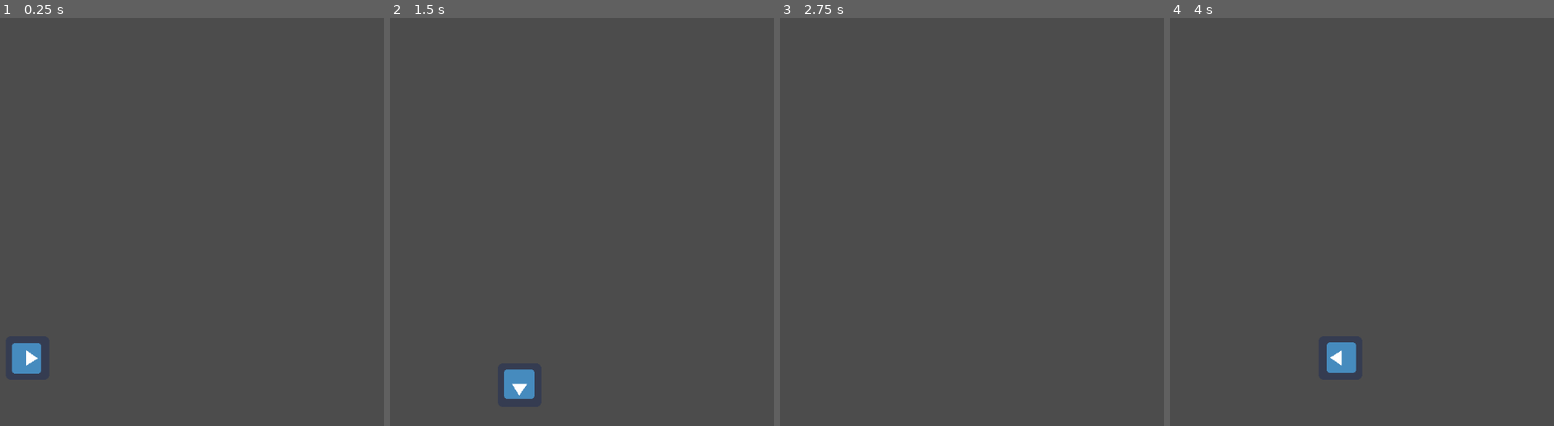
Above: before the commit, frames 1-4 (left to right).
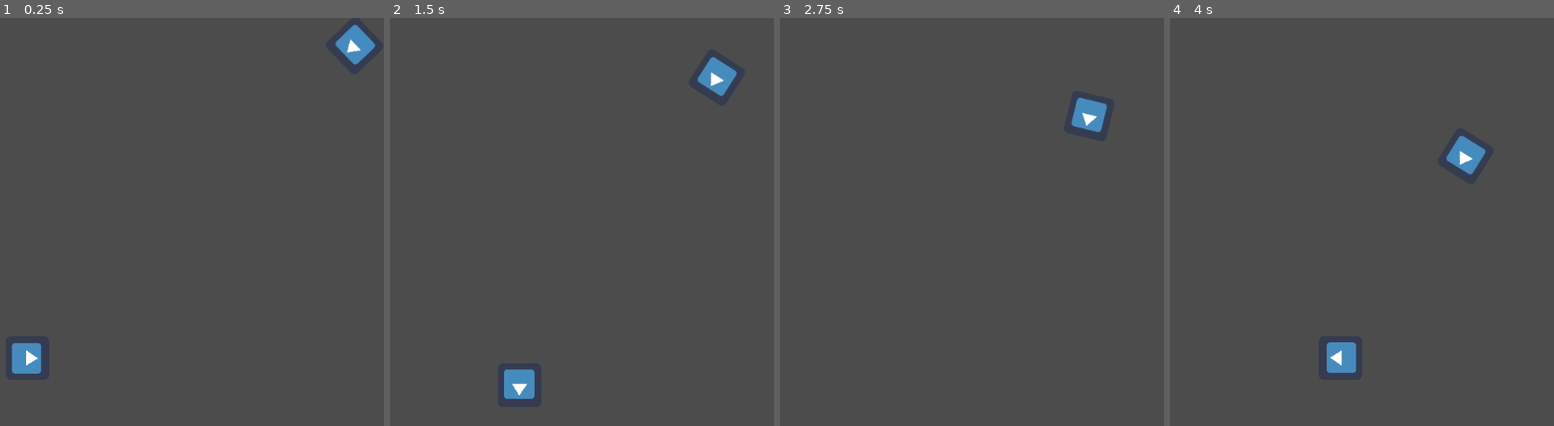
Above: after the commit, the same moments.

Repository: tpneumann/PhoneBAD
Game: Godot game, scene res://Scenes/main.tscn
The game is run twice, just before and just after one commit, with the same random seed, the same clock (stepped at 60 frames per second) and the same inputs. The engine's default icon, where the game draws it, is replaced by a stand-in: a white triangle on a blue panel in a dark square.
Inputs:
- Up to frame 1 (0.25 s): no input
- Up to frame 2 (1.5 s): hold Right (ui_right) 0.53-1.28 s; hold Down (ui_down) from 1.28 s (still down)
- Up to frame 3 (2.75 s): release Down (ui_down) at 2.03 s; hold Right (ui_right) from 2.03 s (still down)
- Up to frame 4 (4 s): release Right (ui_right) at 2.78 s; hold Up (ui_up) 2.78-3.53 s; hold Left (ui_left) from 3.53 s (still down)

The runs differ from the first frame. In frame 1, 0.6% of the frame differs, in the area x 87-98%, y 1-12%; in frame 2, 0.6%; in frame 3, 0.6%, in the area x 75-86%, y 19-28%; in frame 4, 0.6%.

Commit message:
Moving enemy implemented

Diff:
--- a/phone/Scenes/main.tscn
+++ b/phone/Scenes/main.tscn
@@ -1,13 +1,18 @@
-[gd_scene load_steps=4 format=2]
+[gd_scene load_steps=6 format=2]
 
 [ext_resource path="res://Scripts/PlayerController.gd" type="Script" id=1]
 [ext_resource path="res://icon.png" type="Texture" id=2]
+[ext_resource path="res://Scripts/Moving Enemy.gd" type="Script" id=3]
 
 [sub_resource type="RectangleShape2D" id=1]
 
+[sub_resource type="RectangleShape2D" id=2]
+
 [node name="Node2D" type="Node2D"]
 
-[node name="Player" type="KinematicBody2D" parent="."]
+[node name="Player" type="KinematicBody2D" parent="." groups=[
+"player",
+]]
 position = Vector2( 500, 500 )
 scale = Vector2( 4, 4 )
 script = ExtResource( 1 )
@@ -24,3 +29,15 @@
 [node name="Camera2D" type="Camera2D" parent="Player"]
 position = Vector2( 3, -50 )
 scale = Vector2( 0.25, 0.25 )
+
+[node name="MovingEnemy" type="KinematicBody2D" parent="." groups=[
+"enemy",
+]]
+position = Vector2( 990, 32 )
+script = ExtResource( 3 )
+
+[node name="EnMovingSprite" type="Sprite" parent="MovingEnemy"]
+texture = ExtResource( 2 )
+
+[node name="CollisionShape2D" type="CollisionShape2D" parent="MovingEnemy"]
+shape = SubResource( 2 )
--- /dev/null
+++ b/phone/Scripts/Moving Enemy.gd
@@ -0,0 +1,33 @@
+extends KinematicBody2D
+
+# Declare member variables here. Examples:
+# var a = 2
+# var b = "text"
+
+var player
+var playerRef
+var followPlayer = false
+var speed = 50
+var aggroRange = 600
+var velocity = Vector2()
+
+# Called when the node enters the scene tree for the first time.
+func _ready():
+	player = get_tree().get_nodes_in_group("player")[0];
+	playerRef = weakref(player);
+
+func _physics_process(delta):
+	if(playerRef.get_ref()):
+
+		var dist = player.position - position
+		if (dist.x + dist.y < aggroRange):
+			followPlayer = true
+
+		if (followPlayer):
+			var playerAngle = get_angle_to(player.get_position()) + deg2rad(90)
+			get_node("EnMovingSprite").rotation = playerAngle
+
+			var dir = dist.normalized()
+			move_and_slide(dir * speed)
+		#print("playerAngle: " + String(playerAngle))
+		#print("position: " + String(position))
